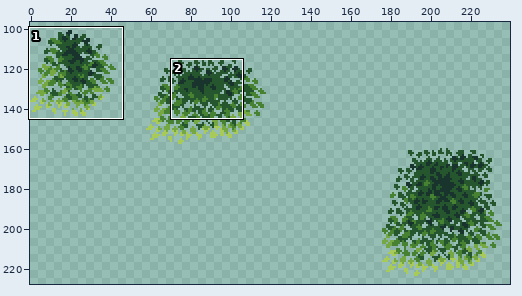
Edited in one commit: pixel-art file (Textures/Environment/TreeLeaves.aseprite). Above, an overview of the earlier version with the close-up marked.
Close-up. As it was:
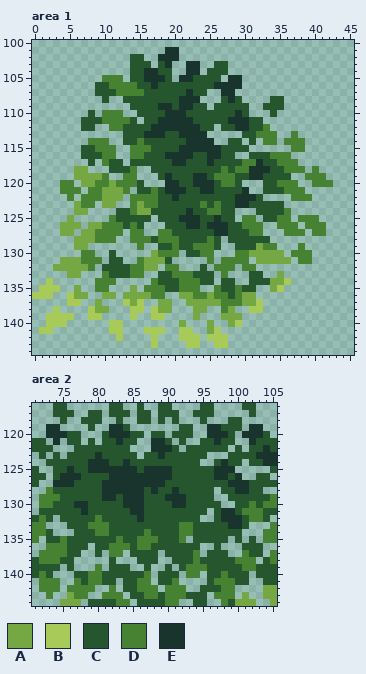
256x256 pixels, 1 frame. Shown: area 1: x 0..45, y 100..144; area 2: x 71..105, y 116..144. The wide view leaves out empty margins. The commit also changed other parts of the picture, which this record leaves out.
Palette (. is transparent): A #75a743  B #a8ca58  C #25562e  D #468232  E #19332d
Pixels before, area 1, first column x 0:
101 ...................EE......................
102 ..............CC..EEE......................
103 ..............CCC.CE..EE..CC...............
104 ..............CCEECC..EE.CCC...............
105 ..........DDD.CCEEEC.EECCCC.EE.............
106 .........CCDDDDCCECCCCCCCCEEEE.............
107 .........CCCDDDDCCCCCCECC..EE..............
108 ..........C..CCCCCCCCEEE...CEC....CC.......
109 ..............CCCCEECEECC.CCCCC..CCC.......
110 ........C.DDD..CCCCEEECCCCCCCEC...C........
111 .......CCCDDDDC.CCEEEEECCCCCEEECC..........
112 .......CC..DDCCCCEEEEEEECC.CCEECCD.........
113 .............CCCEEECCEEEE.....CCDDD..D.....
114 ........DDD..CCDCCCCCCEEEE..CC.C.DD.DDD....
115 .......CCDDD..DDDCCCCEEEEEECCCC......DD....
116 .......CCCDD..DDCCCEEEECCEECC..CCCDDD......
117 ........C.DCC.CCCCCCEECCCECCCCDDECCDDD.....
118 ......AA...CCCD..CCCCCCCCCCDCDDEEECCDDD.D..
119 ......AAAAD..DD...CECCCEECDDDCCEECCCC..DDD.
120 ....DD.AADDADDDC...EECCEEECDDC...CCDDD..DDD
121 ....DDD.DDAAAD.CCDCEEECCEECCCCE..CCCDDD....
122 .....D.DDDAAA.DDDDCCECCCCCCCCEEEC....DDD...
123 ......ADD.AA..DADDCCCCCCDCDCCEECCCCC.......
124 ......AA....CCDAACCCCCECCDDCC...CCCCD......
125 .....A.....DCCCCC.CCCEEECCECC.DD.CCDD.DDD..
126 ....AAA.AADDDCDC...CCCEECEEECCDDD..DDD.DDD.
127 ....AA.AADDDD.DD..DDCCCCCCEECCCDD...DDD.DD.
128 ......AAADDD..DDDCDDDCCCCDC.CCCCCC.........
129 ......AA.......D..CCDCCDDDC..CCCADD...D....
130 .......DD..C.....ADDD.CCDD...DDAAAAA.DDD...
131 ....AAADDD.CC..DAAAC.....D.DDDD.AAAAA.DD...
132 ...AAAAAD.CCCCDDAA.DD...C.DDD.DD...........
133 .....AA...DCCCDD..CCDDDCCC.D...CC..A.......
134 ..B......DDD.....DCCCDDDCC.CC..CCCAAB......
135 .BBB..A..DD...A.DDDCCDDD..DCCDCC..AB.......
136 BBB..BAA..AA.AAAADD..AADDADDCDAA...........
137 .....BB..A...BAB..AA..AAAAADDDAAB..........
138 ...B....BAA...BB.BAA...AA..DA..BB..........
139 ..BBBB..BB....B..BB....A...AAA.............
140 ..BBB......BB........A...A..AB.............
141 .BB........BB...BBB..BB..AB................
142 ............B....B...BBB.BBB...............
143 .................B....BB..BB...............
Pixels before, area 2, first column x 71:
116 ...CC......CC..C..CC....CC....CC...
117 ...CCC..CC.CCC.CC.CCC..CCC.....C...
118 ....C..CCC..C..CC.C.C...C...CC.....
119 ..EE....C..EEC.......CC..EECCC.EE..
120 ..EEECC...CEEECC.CC.CCC..EEEC.EEEC.
121 CC.E.CC.C.CCECC..EEC.C..CCECC..ECCC
122 CCC...CCCCCCCC...EEEC.CCCCCC.C.CCEC
123 .C.C.CCCCECCCCC.CCECCCCCC...CCCCEEE
124 ..CCCCCCEEECCECCCCCCCCCC..CECC.CCEE
125 C..CCECCEEEEEEECEEEECCCCCCEEE.....C
126 CC.CEEECCCCEEEEEEEEECCCCCCEECE..CC.
127 C..EEECCCCEEEEEEEEECCCCCCCCCEEECCCC
128 ..DCCCCCCCEEEEEECECCECCCCC.CCEECC..
129 .DDDCCCCCCEECEEECCCEEECCCC..CCCCCCD
130 .DDCCCEECCCCCEEECCCCEECCCCC..CCDCDD
131 .CCCCCCECCCCCCEECCCCCCCCC.CEECDDDCC
132 CDC.CCCCCDCCCCCECCCCCCCC..CEEECDDC.
133 DD...CCCDDDCCCCCCCCCCDDCCCCCEEC...D
134 DDC...CCCDDCCCCCDCCCCDDCCCCCCC...DD
135 D.CCDCCCCCCCDCCDDDCCCD.CCCCC.C.C.DD
136 ..DDDCCC.CCDDDCDDCCCCCCC..C...CCC..
137 .DDDDCC..C.DD.CCCC.CCCCD.CCC..DCC.D
138 CDDDCC.....C...CCC..CCCDCCCCCDDD.CD
139 CCCC.C...D.CCC..C..C.CDDDCCCCCDDCCC
140 CDC...CCDDCCCCCCD.CCC.DD.CCDCCC.CCC
141 .DDD..DCDDCC.CCDD.CCD....CDDDCC..CC
142 .DDD.DDDD..D.CCDDD.DDD..CCCDD....AA
143 ..D..ADD..DDD.CCDDCDDDCCC.DDD.A..AA
144 ....AAA.CCCCDD.CCCCDD..CC..DCAAA..A
Now the later version:
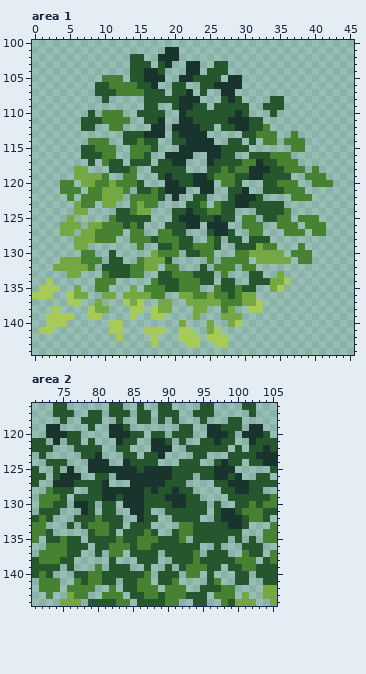
Changes in this commit:
Area 1:
The author cleared colour C in rows 104 to 105 at x 19; in row 106 at x 18 to 19 and 22 to 23; in row 107 at x 19 and 23; in row 108 at x 13 to 15; in row 109 at x 14 to 15; in row 111 at x 14.
The author cleared colour C in row 112 at x 13 to 16; in row 113 at x 19; in row 114 at x 18 to 19; in row 115 at x 18 to 20; in row 116 at x 17 to 18 and 23 to 24; in row 117 at x 17 and 22 to 24.
The author cleared colour C in row 118 at x 22 to 24; in row 120 at x 26; in row 121 at x 22 to 23 and 26 to 27; in row 122 at x 19, 21 to 22 and 25 to 27; in row 123 at x 18 to 21 and 25; in row 124 at x 17 to 19.
The author cleared colour C in row 125 at x 18 to 19; in row 126 at x 24 and 28 to 29; in row 127 at x 22 to 24 and 29 to 30; in row 128 at x 23 to 24 and 30.
The author cleared colour E in row 109 at x 18 to 19; in rows 110 to 111 at x 19 to 20; in row 112 at x 19.
Area 2:
The author cleared colour C in row 120 at x 81; in row 121 at x 81 to 82; in row 122 at x 81 to 82 and 91; in row 123 at x 74, 76 to 77, 81 to 83 and 90 to 93; in row 124 at x 76 to 78, 82 to 83 and 89 to 91; in row 125 at x 75 and 77 to 78.
The author cleared colour C in row 126 at x 78 to 79 and 94; in row 127 at x 93 to 96; in row 128 at x 77 to 78 and 94 to 96; in row 129 at x 76 and 95 to 96; in row 130 at x 76, 80, 83 and 96; in row 131 at x 75 to 77, 80, 83 to 84 and 88 to 89.
The author cleared colour C in row 132 at x 75 to 76, 84 to 85 and 89 to 90; in row 133 at x 77, 84 and 88 to 91; in row 134 at x 77 to 78, 83 and 89 to 90; in row 135 at x 78; in row 139 at x 98; in row 140 at x 97 and 99.
The author cleared colour D in row 140 at x 98; in row 141 at x 98 to 99.
The author cleared colour E in row 126 at x 82; in row 127 at x 82 to 84.
